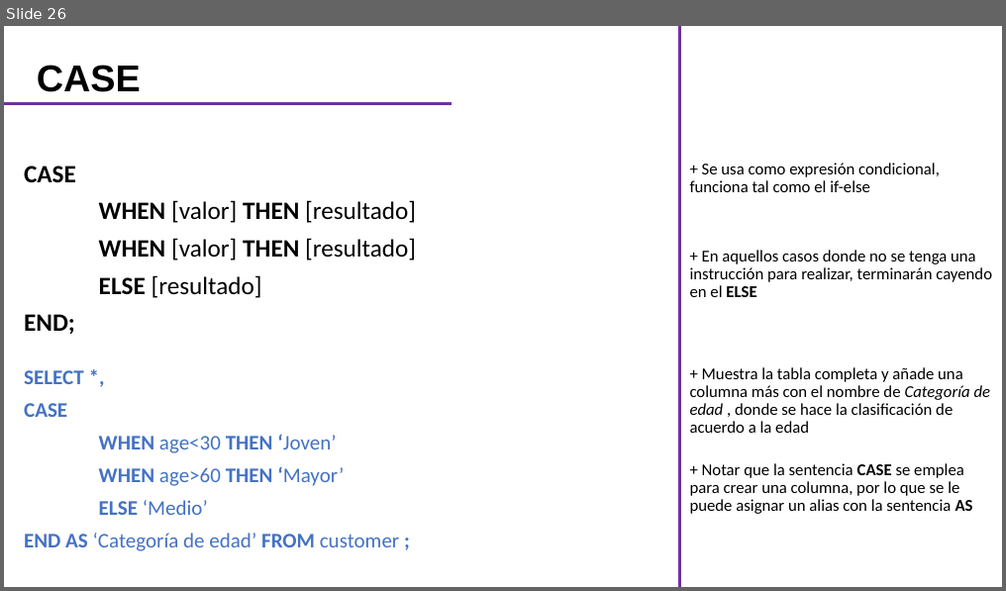
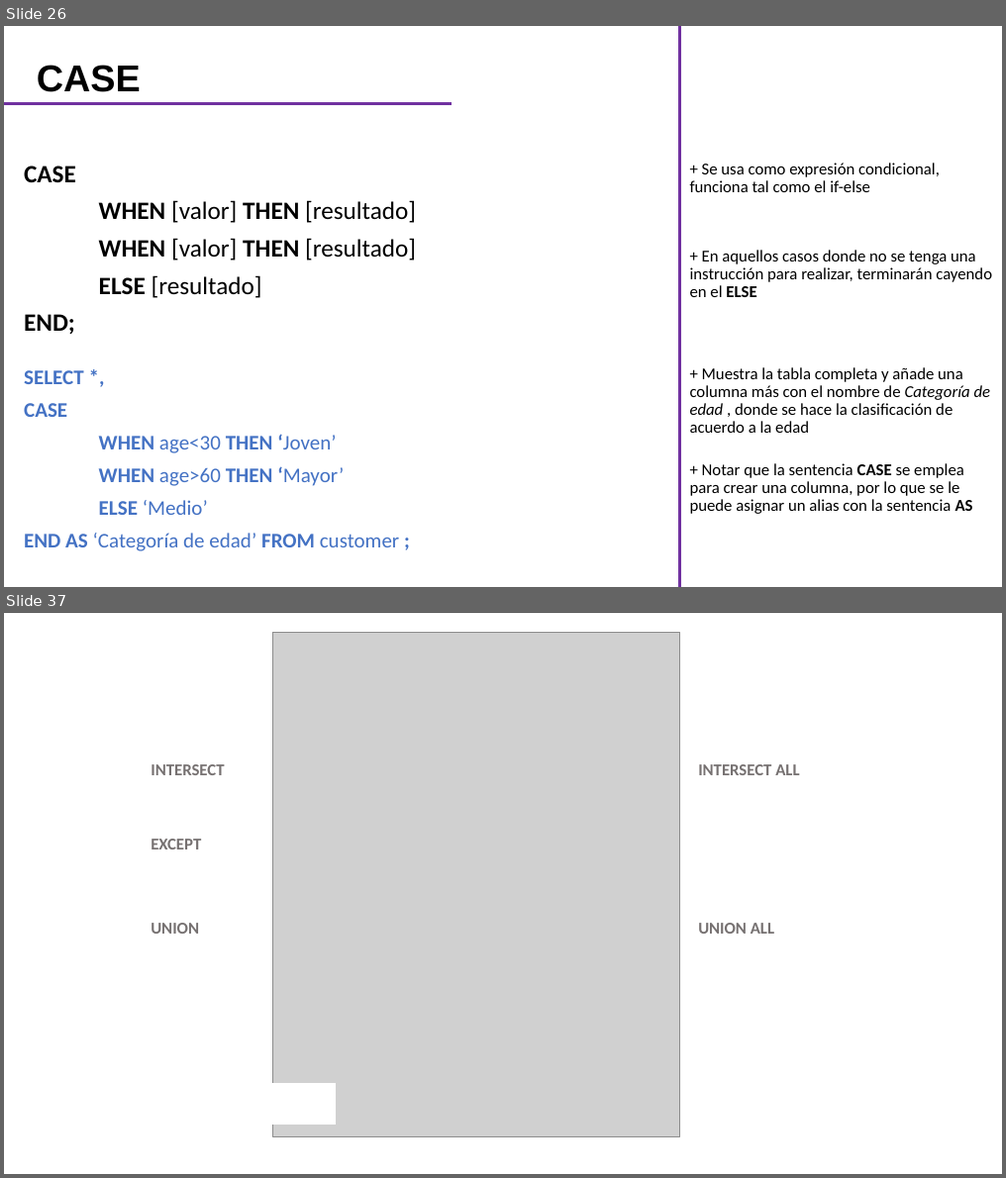
Before and after one commit to CarlosCamposs/Curso-AABD_SQL, a slide deck: Curso AABD-SQL (Notas).pptx. Shown one above the other, each under a label of ours: slide 26 before the commit, slides 26 and 37 after it; the slides between them are not shown. The pictures are 1006x591 and 1006x1178 pixels, drawn with LibreOffice and Linux fonts; fonts in the diff are those of the drawing; grey boxes stand for pictures. Boxes give left, top, right and bottom in pixels: in the first picture for what was removed or moved away, otherwise in the second. Text is boxed around its words. In the diff, an @@ line names an element or a change of style, - is before the commit and + after.

```diff
--- a/Curso AABD-SQL (Notas).pptx
+++ b/Curso AABD-SQL (Notas).pptx
@@ slide 37 added at <box>4,613,1002,1174</box>, background #FFFFFF @@
@@ picture added at <box>272,633,680,1137</box> @@
@@ text added at <box>151,764,224,775</box>, 16 pt, text #767171, bold @@
+INTERSECT
@@ text added at <box>698,764,799,775</box>, 16 pt, text #767171, bold @@
+INTERSECT ALL
@@ text added at <box>151,839,201,850</box>, 16 pt, text #767171, bold @@
+EXCEPT
@@ text added at <box>151,923,199,934</box>, 16 pt, text #767171, bold @@
+UNION
@@ text added at <box>698,923,774,934</box>, 16 pt, text #767171, bold @@
+UNION ALL
@@ rectangle added at <box>245,1084,335,1125</box>, fill #FFFFFF, outline #FFFFFF 1 pt @@
```
Also in this commit, not shown: 2 slides changed, 10 other slides added.
